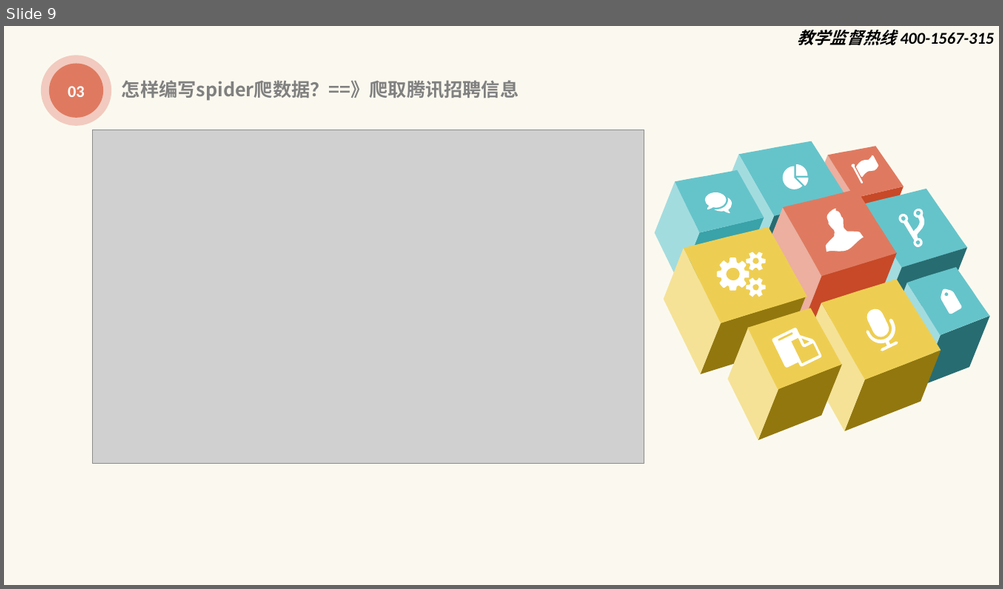
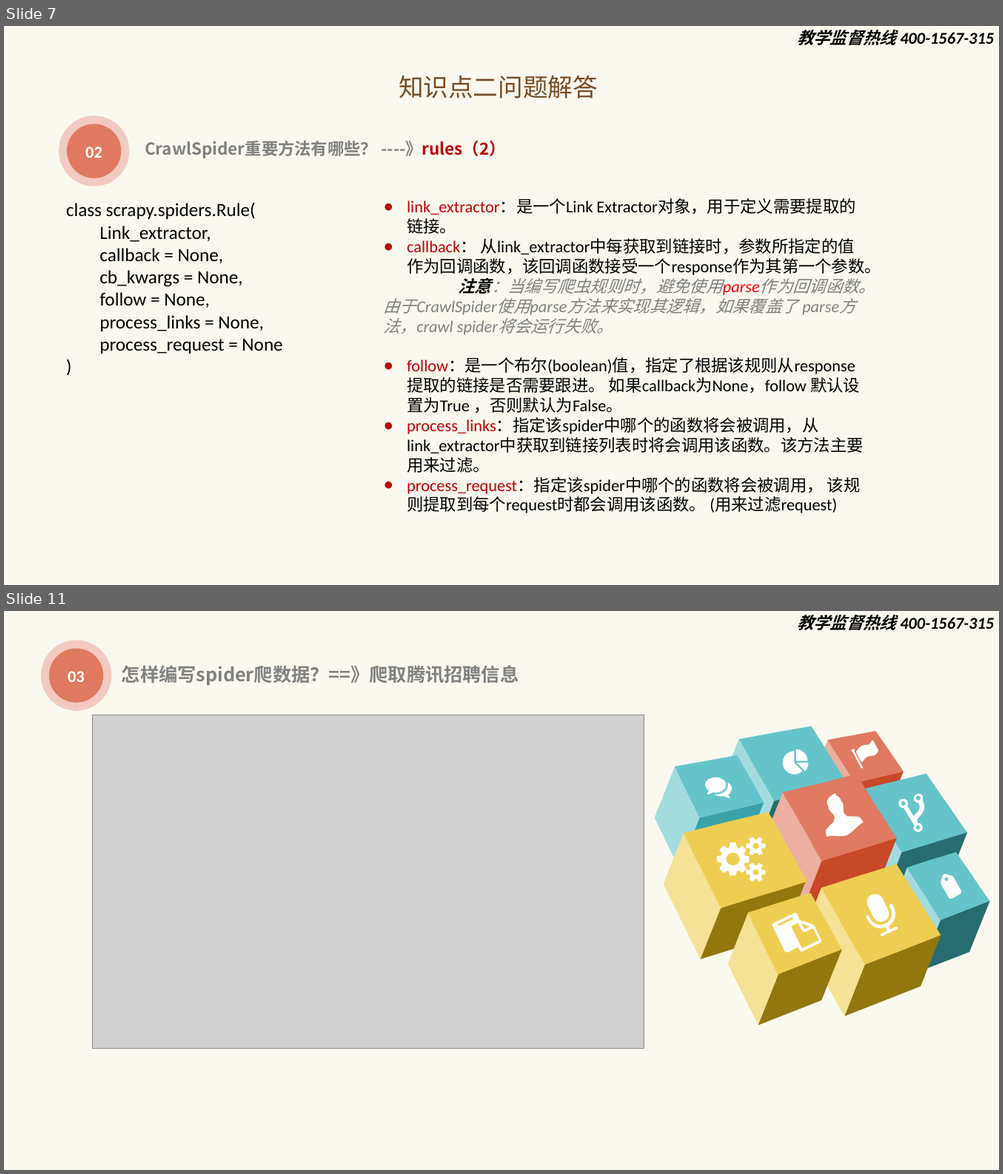
Before and after one commit to zx490336534/spider-review, a slide deck: 课件/python高级标准课件三.pptx. Shown one above the other, each under a label of ours: slide 9 before the commit, slides 7 and 11 after it; the slides between them are not shown. The pictures are 1003x589 and 1003x1174 pixels, drawn with LibreOffice and Linux fonts; fonts in the diff are those of the drawing; grey boxes stand for pictures; background and template pictures are left out. Boxes give left, top, right and bottom in pixels: in the first picture for what was removed or moved away, otherwise in the second. Text is boxed around its words. In the diff, an @@ line names an element or a change of style, - is before the commit and + after.

```diff
--- a/课件/python高级标准课件三.pptx
+++ b/课件/python高级标准课件三.pptx
@@ slide 7 added at (4,26,999,585), background #FFFFFF; not listed: 2 template elements that a slide beside it also shows @@
@@ text added at (398,75,597,99), 24 pt, text #784B23 @@
+知识点二问题解答
@@ ellipse added at (59,116,129,187), fill #F2CABF @@
@@ ellipse added at (67,124,121,178), fill #DF7A60, 16 pt, text #FFFFFF, bold @@
+02
@@ text added at (145,141,506,158), 16 pt, text #808080, bold @@
+CrawlSpider重要方法有哪些？ ----》rules（2）
@@ text added at (66,202,282,354), 18 pt, text #000000 @@
+class scrapy.spiders.Rule(
+Link_extractor,
+callback = None,
+cb_kwargs = None,
+follow = None,
+process_links = None,
+process_request = None
+)
@@ text added at (384,199,881,514), 16 pt, text #000000 @@
+● link_extractor：是一个Link Extractor对象，用于定义需要提取的链接。
+● callback： 从link_extractor中每获取到链接时，参数所指定的值作为回调函数，该回调函数接受一个response作为其第一个参数。
+注意：当编写爬虫规则时，避免使用parse作为回调函数。由于CrawlSpider使用parse方法来实现其逻辑，如果覆盖了 parse方法，crawl spider将会运行失败。
+● follow：是一个布尔(boolean)值，指定了根据该规则从response提取的链接是否需要跟进。 如果callback为None，follow 默认设置为True ，否则默认为False。
+● process_links：指定该spider中哪个的函数将会被调用，从link_extractor中获取到链接列表时将会调用该函数。该方法主要用来过滤。
+● process_request：指定该spider中哪个的函数将会被调用， 该规则提取到每个request时都会调用该函数。 (用来过滤request)
@@ what was slide 9 is now slide 11 @@
```
Also in this commit, not shown: 3 slides changed, 3 other slides added, 1 slide removed, 9 other files.
